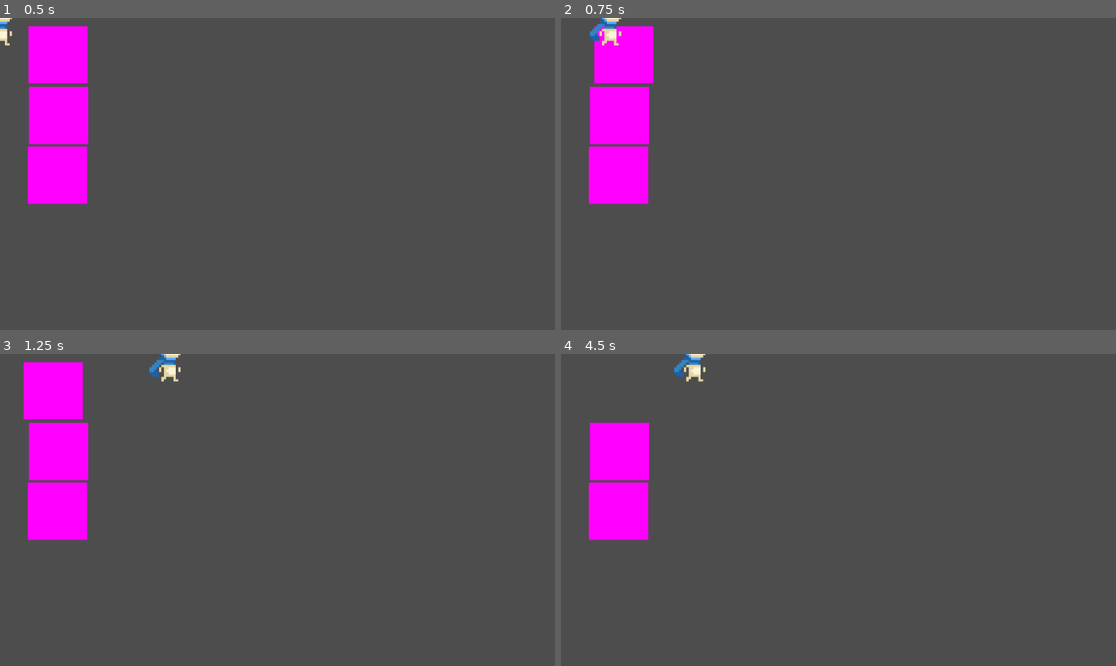
Above: before the commit, frames 1-4 (two rows, left to right).
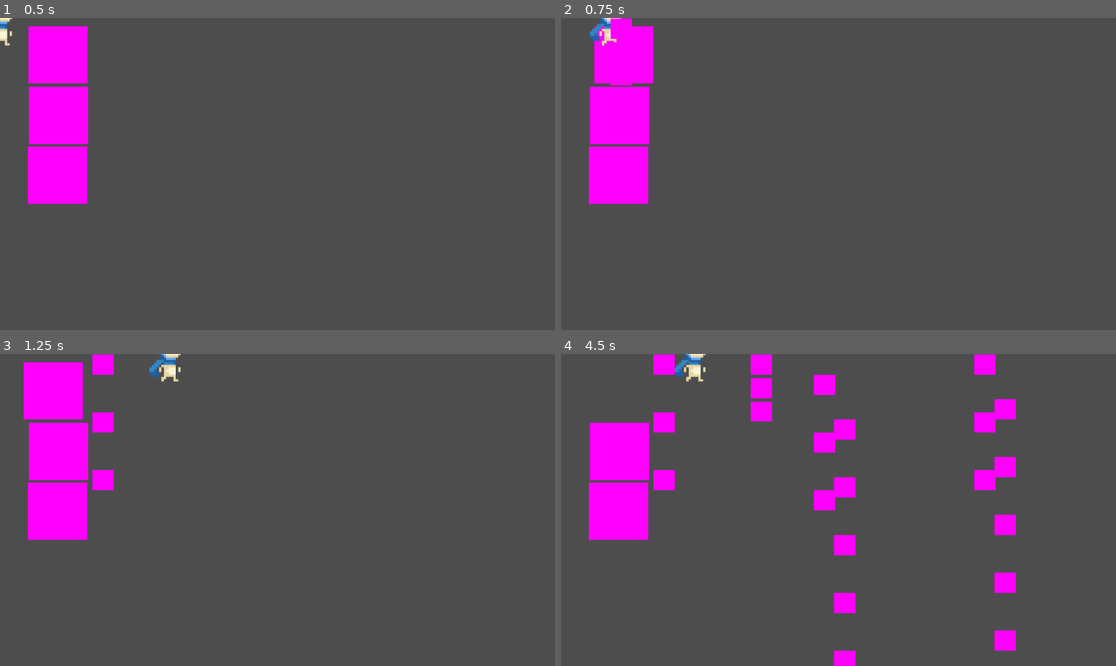
Above: after the commit, the same moments.

Repository: MD-Hamza/ClusterFall
Game: Godot game, scene res://States/PlayState.tscn
Two runs of this game, one before a commit and one after it. Both use one fixed random seed, a clock stepped at 60 frames per second and the inputs below. This scene is started directly instead of the project's main scene.
Inputs (mouse positions are in pixels of both pictures, inside the frame that each line leads up to):
- Up to frame 1 (0.5 s): no input
- Up to frame 2 (0.75 s): tap Enter at 0.5 s; move the mouse to (960, 158) at 0.52 s; hold D (ui_right) from 0.53 s (still down); click (960, 158) at 0.6 s
- Up to frame 3 (1.25 s): keep holding D (ui_right)
- Up to frame 4 (4.5 s): move the mouse to (727, 525) at 1.27 s; release D (ui_right) at 1.28 s; hold S (ui_down) 1.28-2.03 s; click (727, 525) at 1.35 s; move the mouse to (894, 441) at 2.02 s; hold D (ui_right) 2.03-2.78 s; click (894, 441) at 2.1 s; move the mouse to (810, 572) at 2.77 s; hold W (ui_up) 2.78-3.53 s; click (810, 572) at 2.85 s; move the mouse to (1005, 556) at 3.52 s; hold A (ui_left) from 3.53 s (still down); click (1005, 556) at 3.6 s; move the mouse to (672, 463) at 4.27 s; click (672, 463) at 4.35 s

Frame 1 is identical in both runs. In frame 2, 0.2% of the frame differs, in the area x 8-13%, y 0-22%; in frame 3, 0.8%; in frame 4, 5.5%, in the area x 16-82%, y 0-100%.

Commit message:
Shooting projectiles

Diff:
--- a/Player/Player.gd
+++ b/Player/Player.gd
@@ -11,6 +11,7 @@
 
 	move_and_slide()
 	check_tiles_below()
+
 
 func check_tiles_below():
 	var space_state = get_world_2d().direct_space_state
--- /dev/null
+++ b/Projectile/ProjectileSpawner.gd
@@ -0,0 +1,32 @@
+extends Node2D
+
+@export var spacing: float = 120.0
+@export var tween_time: float = 0.5
+
+var projectile_scene: PackedScene = preload("res://Projectile/projectile.tscn")
+
+
+func _process(delta):
+	if Input.is_action_just_pressed("shoot"):
+		var player = get_tree().get_nodes_in_group("Player")[0]
+		spawn_projectiles(player.position);
+
+func spawn_projectiles(point: Vector2):
+	var num_projectiles = 5
+	var middle_index = num_projectiles / 2
+
+	for i in range(num_projectiles):
+		var projectile = projectile_scene.instantiate()
+		add_child(projectile)
+
+		# Start all projectiles at the middle projectile position
+		var start_pos = point
+		projectile.position = start_pos
+
+		# Target vertical offset relative to middle projectile
+		var y_offset = (i - middle_index) * spacing
+		var target_pos = point + Vector2(150, y_offset)
+
+		# Tween to the target position
+		var tween := create_tween()
+		tween.tween_property(projectile, "position", target_pos, tween_time).set_trans(Tween.TRANS_SINE).set_ease(Tween.EASE_OUT)
--- /dev/null
+++ b/Projectile/ProjectileSpawner.tscn
@@ -0,0 +1,6 @@
+[gd_scene load_steps=2 format=3 uid="uid://c6jtttscukpql"]
+
+[ext_resource type="Script" path="res://Projectile/ProjectileSpawner.gd" id="1_be61m"]
+
+[node name="Node2D" type="Node2D"]
+script = ExtResource("1_be61m")
--- a/States/PlayState.tscn
+++ b/States/PlayState.tscn
@@ -1,7 +1,8 @@
-[gd_scene load_steps=3 format=3 uid="uid://cvo0c47cohnn7"]
+[gd_scene load_steps=4 format=3 uid="uid://cvo0c47cohnn7"]
 
 [ext_resource type="PackedScene" uid="uid://8shf67jy5ojq" path="res://Player/player.tscn" id="1_0guaw"]
 [ext_resource type="PackedScene" uid="uid://17imusrmkw36" path="res://Tiles/Tiles.tscn" id="2_84226"]
+[ext_resource type="PackedScene" uid="uid://c6jtttscukpql" path="res://Projectile/ProjectileSpawner.tscn" id="3_6tjg1"]
 
 [node name="PlayState" type="Node2D"]
 
@@ -14,4 +15,6 @@
 [node name="Tile3" parent="." instance=ExtResource("2_84226")]
 position = Vector2(59, 268)
 
-[node name="Player" parent="." instance=ExtResource("1_0guaw")]
+[node name="Player" parent="." groups=["Player"] instance=ExtResource("1_0guaw")]
+
+[node name="Node2D" parent="." instance=ExtResource("3_6tjg1")]
--- a/project.godot
+++ b/project.godot
@@ -45,6 +45,11 @@
 , Object(InputEventJoypadMotion,"resource_local_to_scene":false,"resource_name":"","device":0,"axis":1,"axis_value":1.0,"script":null)
 ]
 }
+shoot={
+"deadzone": 0.5,
+"events": [Object(InputEventMouseButton,"resource_local_to_scene":false,"resource_name":"","device":-1,"window_id":0,"alt_pressed":false,"shift_pressed":false,"ctrl_pressed":false,"meta_pressed":false,"button_mask":1,"position":Vector2(106, 25),"global_position":Vector2(110, 66),"factor":1.0,"button_index":1,"canceled":false,"pressed":true,"double_click":false,"script":null)
+]
+}
 
 [rendering]
 
